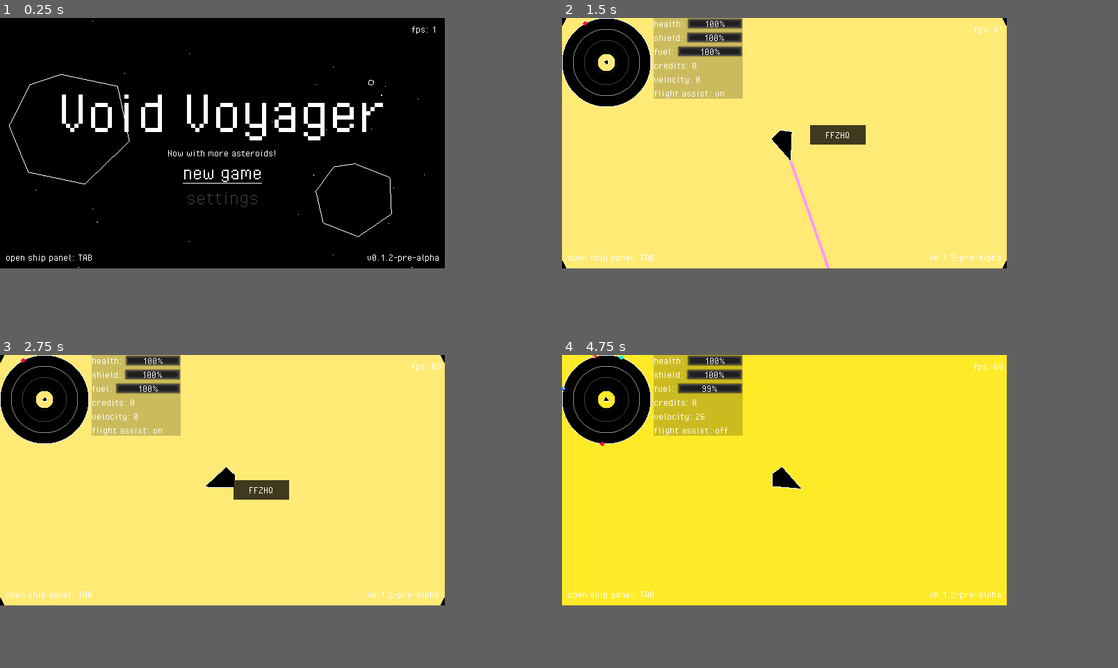
Above: before the commit, frames 1-4 (two rows, left to right).
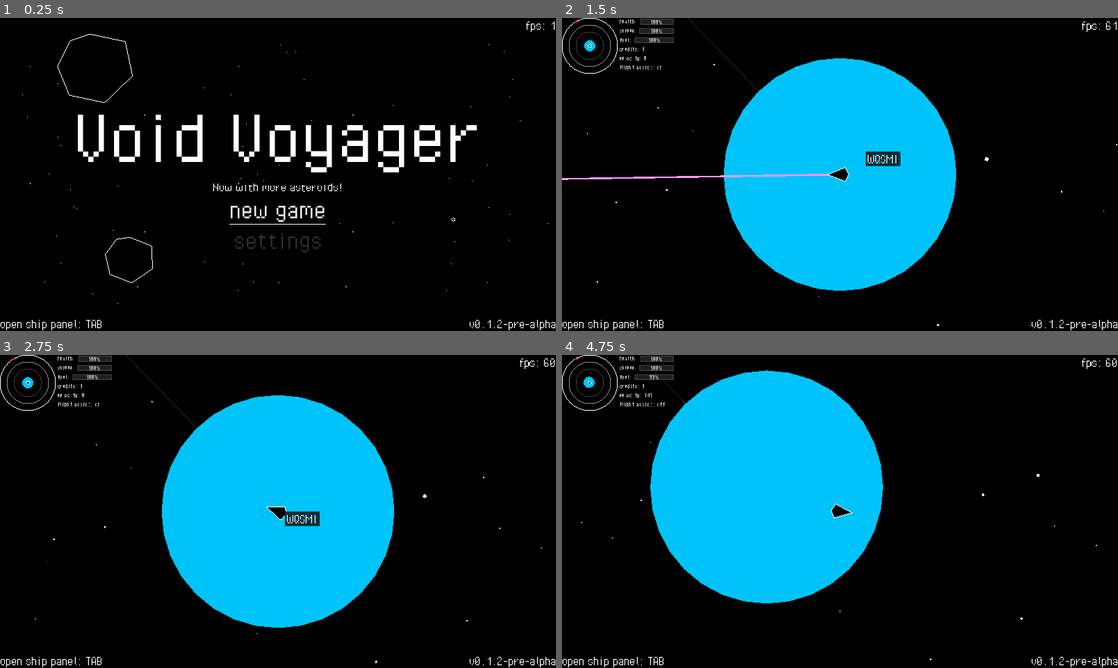
Above: after the commit, the same moments.

Repository: fossqueen/void-voyager-old
Game: Godot game, scene res://main.tscn
The game is run twice, just before and just after one commit, with the same random seed, the same clock (stepped at 60 frames per second) and the same inputs.
Inputs (mouse positions are in pixels of both pictures, inside the frame that each line leads up to):
- Up to frame 1 (0.25 s): no input
- Up to frame 2 (1.5 s): click "new game" at 0.5 s; drag from (784, 143) to (828, 86) at 1.27 s
- Up to frame 3 (2.75 s): drag from (133, 492) to (222, 480) at 2.02 s
- Up to frame 4 (4.75 s): move the mouse to (828, 423) at 2.77 s; hold D (thrust_right) 2.78-3.5 s; tap Space (flight_assist) at 2.85 s; tap J (hyperspace) at 3.05, 4.55 s; drag from (773, 473) to (650, 442) at 3.52 s; move the mouse to (917, 517) at 4.27 s; hold A (thrust_left) from 4.28 s (still down); right-click (917, 517) at 4.35 s
In our replay, the window is 640x360 before the commit and 800x450 after it. These sizes can differ from the game's own. Grey fills any space a smaller window leaves; there, only what the larger window draws over its background counts as a difference.

The runs differ from the first frame. In frame 1, 6.5% of the frame differs, in the area x 0-100%, y 0-100%; in frame 2, 63%; in frame 3, 63%; in frame 4, 61%.

Commit message:
Galaxy Map updates. Added player jump range.

Diff:
--- a/camera/camera-drag.gd
+++ b/camera/camera-drag.gd
@@ -9,6 +9,7 @@
 var mouse_start_pos
 var screen_start_position
 var dragging = false
+export var galaxy_map: bool = false
 
 # base functions
 func _input(event):
@@ -42,3 +43,8 @@
 		tween.EASE_OUT
 	)
 	tween.start()
+	if galaxy_map:
+		var top_level = get_tree().get_nodes_in_group("galaxy_map")
+		for node in top_level:
+			var new_value = value + 1
+			node.scale_plots(new_value)
--- a/main.gd
+++ b/main.gd
@@ -49,10 +49,14 @@
 func create_save() -> void:
 	_save.player = PlayerSave.new()
 	_save.galaxy = Galaxy.new()
-	_save.galaxy.galaxy = _galaxy_generator.initialize_galaxy(256, 256, 0.66)
-	_save.player.current_system = randi() % _save.galaxy.galaxy.size()
+	_save.galaxy.galaxy = _galaxy_generator.initialize_galaxy(1024, 1024, 0.67)
+	#_save.player.current_system = randi() % _save.galaxy.galaxy.size()
 	_save.write_savefile()
 	print("Generated %s star systems" % _save.galaxy.galaxy.size())
+	for system in _save.galaxy.galaxy.size():
+		if Vector2(_save.galaxy.galaxy[system]["Coordinates"]["X"], _save.galaxy.galaxy[system]["Coordinates"]["Y"]).length() < 50:
+			_save.player.current_system = system
+			continue
 
 
 func init_main_menu() -> void:
@@ -102,6 +106,9 @@
 	Global.player.global_position = Vector2(0, 0)
 
 
-func hyperspace() -> void:
-	Global.save.player.current_system = randi() % 512
+func hyperspace(system_id) -> void:
+	Global.ui.radar.remove_all_objects()
+	Global.player.reset_state = true
+	Global.save.player.current_system = system_id
 	load_system()
+	Global.ui.radar.get_objects()
--- a/main.tscn
+++ b/main.tscn
@@ -4,6 +4,7 @@
 [ext_resource path="res://ui/theme/fonts/PixelOperator.ttf" type="DynamicFontData" id=2]
 
 [sub_resource type="DynamicFont" id=1]
+size = 32
 font_data = ExtResource( 2 )
 
 [sub_resource type="Theme" id=2]
@@ -15,14 +16,8 @@
 [node name="UI" type="CanvasLayer" parent="."]
 
 [node name="Margin" type="Control" parent="UI"]
-anchor_left = 1.0
-anchor_top = 1.0
 anchor_right = 1.0
 anchor_bottom = 1.0
-margin_left = -632.0
-margin_top = -352.0
-margin_right = -8.0
-margin_bottom = -8.0
 mouse_filter = 2
 
 [node name="Bottom" type="HBoxContainer" parent="UI/Margin"]
@@ -32,18 +27,18 @@
 alignment = 2
 
 [node name="ShipPanelHint" type="Label" parent="UI/Margin/Bottom"]
-margin_top = 328.0
-margin_right = 125.0
-margin_bottom = 344.0
+margin_top = 688.0
+margin_right = 250.0
+margin_bottom = 720.0
 size_flags_vertical = 8
 theme = SubResource( 2 )
 text = "open ship panel: TAB"
 
 [node name="Version" type="Label" parent="UI/Margin/Bottom"]
-margin_left = 129.0
-margin_top = 328.0
-margin_right = 624.0
-margin_bottom = 344.0
+margin_left = 254.0
+margin_top = 688.0
+margin_right = 1280.0
+margin_bottom = 720.0
 size_flags_horizontal = 3
 size_flags_vertical = 8
 theme = SubResource( 2 )
@@ -53,6 +48,9 @@
 [node name="FPS" type="Label" parent="UI/Margin"]
 anchor_left = 1.0
 anchor_right = 1.0
-margin_left = -40.0
-margin_bottom = 14.0
+margin_left = -92.0
+margin_bottom = 32.0
 theme = SubResource( 2 )
+text = "FPS      "
+align = 2
+valign = 1
--- a/player/player.gd
+++ b/player/player.gd
@@ -5,6 +5,7 @@
 var buf_v: Vector2
 var buf_v_length: float
 var camera: Node
+export var jump_range: float = 30.0
 
 var reset_state: bool = false
 var mouse_motion: bool = false
@@ -41,10 +42,7 @@
 		$UI.toggle_galaxy_map()
 
 	if Input.is_action_just_pressed("hyperspace"):
-		$UI/Radar.remove_all_objects()
-		reset_state = true
-		Global.main.hyperspace()
-		$UI/Radar.get_objects()
+		pass
 
 	if event.is_action("primary_fire"):
 		var fire = event.is_pressed()
--- a/project.godot
+++ b/project.godot
@@ -77,8 +77,8 @@
 
 [display]
 
-window/size/width=640
-window/size/height=360
+window/size/width=1280
+window/size/height=720
 window/stretch/mode="2d"
 window/stretch/aspect="keep"
 
--- a/ui/galaxy-map/galaxy-map.gd
+++ b/ui/galaxy-map/galaxy-map.gd
@@ -2,14 +2,18 @@
 
 onready var system_plot = load("res://ui/galaxy-map/system-plot.tscn")
 var data
+var selected_system
+onready var camera = $VPC/Viewport/Camera2D
+onready var selected_plot = $VPC/Viewport/SelectedPlot
+onready var player_system = Global.save.galaxy.galaxy[Global.save.player.current_system]
+onready var player_system_position = Vector2(player_system["Coordinates"]["X"], player_system["Coordinates"]["Y"])
 
 func _ready():
 	data = Global.save
 	for i in data.galaxy.galaxy:
 		var new_system_plot = system_plot.instance()
-		new_system_plot.position.x = i["Coordinates"]["X"] * 4
-		new_system_plot.position.y = i["Coordinates"]["Y"] * 4
-		new_system_plot.position *= 10
+		new_system_plot.position.x = i["Coordinates"]["X"] * 10
+		new_system_plot.position.y = i["Coordinates"]["Y"] * 10
 		new_system_plot.system = i
 		if i["Star"]["Mass"] > 500:
 			new_system_plot.type = 6
@@ -25,6 +29,33 @@
 			new_system_plot.type = 1
 		else:
 			new_system_plot.type = 0
+		new_system_plot.camera = camera
+		new_system_plot.select = selected_plot
+		new_system_plot.galaxy_map = self
 		$VPC/Viewport.add_child(new_system_plot)
 		$VPC/Viewport/Camera2D.position = $VPC/Viewport/MapMarker.position
 		$VPC/Viewport/Camera2D.current = true
+
+func _physics_process(_delta):
+	$InfoBox/List/SelectedSystem/SystemName.text = selected_system["Name"] if selected_system else ""
+	$InfoBox/List/SelectedDistance/Distance.text = str(int(player_system_position.distance_to(Vector2(selected_system["Coordinates"]["X"], selected_system["Coordinates"]["Y"])) * 2)) + " ly" if selected_system else ""
+	$InfoBox/List/CurrentSystem/SystemName.text = Global.current_system["Name"]
+	$InfoBox/List/CurrentDistance/Distance.text = str(int(Vector2(Global.current_system["Coordinates"]["X"], Global.current_system["Coordinates"]["Y"]).length() * 2)) + " ly"
+
+
+func scale_plots(value: float) -> void:
+	var plots = get_tree().get_nodes_in_group("system_plot")
+	for plot in plots:
+		plot.scale = Vector2(value / 16, value / 16)
+		$VPC/Viewport/MapMarker.scale = Vector2(value, value)
+		selected_plot.scale = Vector2(value, value)
+
+func _unhandled_input(_event):
+	if Input.is_action_just_pressed("hyperspace"):
+		if selected_system:
+			if player_system_position.distance_to(Vector2(selected_system["Coordinates"]["X"], selected_system["Coordinates"]["Y"])) * 2 <= Global.player.jump_range:
+				Global.main.hyperspace(data.galaxy.galaxy.find(selected_system, 0))
+			else:
+				print("Exceeded Jump Range")
+		else:
+			print("No selected system")
--- a/ui/galaxy-map/galaxy-map.tscn
+++ b/ui/galaxy-map/galaxy-map.tscn
@@ -1,8 +1,22 @@
-[gd_scene load_steps=4 format=2]
+[gd_scene load_steps=9 format=2]
 
+[ext_resource path="res://ui/theme/fonts/PixelOperator.ttf" type="DynamicFontData" id=1]
 [ext_resource path="res://ui/galaxy-map/map-marker.tscn" type="PackedScene" id=2]
 [ext_resource path="res://camera/camera-drag.gd" type="Script" id=3]
 [ext_resource path="res://ui/galaxy-map/galaxy-map.gd" type="Script" id=4]
+[ext_resource path="res://ui/galaxy-map/selected-plot.tscn" type="PackedScene" id=5]
+
+[sub_resource type="DynamicFont" id=2]
+size = 32
+font_data = ExtResource( 1 )
+
+[sub_resource type="Theme" id=3]
+default_font = SubResource( 2 )
+
+[sub_resource type="StyleBoxFlat" id=1]
+bg_color = Color( 0, 0, 0, 1 )
+border_width_right = 1
+border_color = Color( 1, 1, 1, 1 )
 
 [node name="GalaxyMap" type="CanvasLayer" groups=["galaxy_map"]]
 script = ExtResource( 4 )
@@ -12,10 +26,10 @@
 anchor_top = 0.5
 anchor_right = 0.5
 anchor_bottom = 0.5
-margin_left = -320.0
-margin_top = -180.0
-margin_right = 320.0
-margin_bottom = 180.0
+margin_left = -640.0
+margin_top = -360.0
+margin_right = 640.0
+margin_bottom = 360.0
 mouse_filter = 2
 size_flags_horizontal = 3
 size_flags_vertical = 3
@@ -23,18 +37,113 @@
 
 [node name="Viewport" type="Viewport" parent="VPC"]
 size = Vector2( 1280, 720 )
-size_override_stretch = true
 handle_input_locally = false
 render_target_update_mode = 3
+physics_object_picking = true
 
 [node name="MapMarker" parent="VPC/Viewport" instance=ExtResource( 2 )]
 
+[node name="SelectedPlot" parent="VPC/Viewport" instance=ExtResource( 5 )]
+visible = false
+
 [node name="Camera2D" type="Camera2D" parent="VPC/Viewport"]
 current = true
-zoom = Vector2( 20, 20 )
 script = ExtResource( 3 )
-zoom_min = 2.0
-zoom_max = 60.0
-zoom_factor = 20.0
+zoom_min = 0.1
+zoom_max = 5.0
+zoom_factor = 0.1
+galaxy_map = true
 
 [node name="Tween" type="Tween" parent="VPC/Viewport/Camera2D"]
+
+[node name="InfoBox" type="MarginContainer" parent="."]
+anchor_bottom = 1.0
+margin_right = 196.0
+theme = SubResource( 3 )
+
+[node name="Panel" type="Panel" parent="InfoBox"]
+margin_right = 284.0
+margin_bottom = 720.0
+custom_styles/panel = SubResource( 1 )
+
+[node name="List" type="VBoxContainer" parent="InfoBox"]
+margin_right = 284.0
+margin_bottom = 720.0
+
+[node name="Title" type="Label" parent="InfoBox/List"]
+margin_right = 284.0
+margin_bottom = 32.0
+size_flags_horizontal = 3
+text = "Galaxy Map"
+align = 1
+valign = 1
+
+[node name="HSeparator" type="HSeparator" parent="InfoBox/List"]
+margin_top = 36.0
+margin_right = 284.0
+margin_bottom = 40.0
+
+[node name="CurrentSystem" type="HBoxContainer" parent="InfoBox/List"]
+margin_top = 44.0
+margin_right = 284.0
+margin_bottom = 76.0
+
+[node name="Label" type="Label" parent="InfoBox/List/CurrentSystem"]
+margin_right = 208.0
+margin_bottom = 32.0
+text = "Current System: "
+
+[node name="SystemName" type="Label" parent="InfoBox/List/CurrentSystem"]
+margin_left = 212.0
+margin_right = 212.0
+margin_bottom = 32.0
+
+[node name="CurrentDistance" type="HBoxContainer" parent="InfoBox/List"]
+margin_top = 80.0
+margin_right = 284.0
+margin_bottom = 112.0
+
+[node name="Label" type="Label" parent="InfoBox/List/CurrentDistance"]
+margin_right = 280.0
+margin_bottom = 32.0
+text = "Distance from center: "
+
+[node name="Distance" type="Label" parent="InfoBox/List/CurrentDistance"]
+margin_left = 284.0
+margin_right = 284.0
+margin_bottom = 32.0
+
+[node name="HSeparator2" type="HSeparator" parent="InfoBox/List"]
+margin_top = 116.0
+margin_right = 284.0
+margin_bottom = 120.0
+
+[node name="SelectedSystem" type="HBoxContainer" parent="InfoBox/List"]
+margin_top = 124.0
+margin_right = 284.0
+margin_bottom = 156.0
+
+[node name="Label" type="Label" parent="InfoBox/List/SelectedSystem"]
+margin_right = 210.0
+margin_bottom = 32.0
+text = "Selected System:"
+
+[node name="SystemName" type="Label" parent="InfoBox/List/SelectedSystem"]
+margin_left = 214.0
+margin_right = 214.0
+margin_bottom = 32.0
+
+[node name="SelectedDistance" type="HBoxContainer" parent="InfoBox/List"]
+margin_top = 160.0
+margin_right = 284.0
+margin_bottom = 192.0
+
+[node name="Label" type="Label" parent="InfoBox/List/SelectedDistance"]
+margin_right = 276.0
+margin_bottom = 32.0
+text = "Distance from System:"
+
+[node name="Distance" type="Label" parent="InfoBox/List/SelectedDistance"]
+margin_left = 280.0
+margin_right = 280.0
+margin_bottom = 32.0
--- a/ui/galaxy-map/map-marker.gd
+++ b/ui/galaxy-map/map-marker.gd
@@ -4,6 +4,8 @@
 	var player_system = Global.save.galaxy.galaxy[Global.save.player.current_system]
 	var player_system_position = Vector2(player_system["Coordinates"]["X"], player_system["Coordinates"]["Y"])
 
-	position.x = player_system_position.x * 4
-	position.y = player_system_position.y * 4
-	position *= 10
+	position.x = player_system_position.x * 10
+	position.y = player_system_position.y * 10
+
+func _draw():
+	draw_polyline(PoolVector2Array([Vector2(-8, -8), Vector2(8, -8), Vector2(8, 8), Vector2(-8, 8), Vector2(-8, -8)]), Color.red, 1, false)
--- a/ui/galaxy-map/map-marker.tscn
+++ b/ui/galaxy-map/map-marker.tscn
@@ -4,8 +4,3 @@
 
 [node name="MapMarker" type="Node2D"]
 script = ExtResource( 1 )
-
-[node name="Line2D" type="Line2D" parent="."]
-points = PoolVector2Array( -8, -8, 8, -8, 8, 8, -8, 8, -8, -8 )
-width = 1.0
-default_color = Color( 1, 0, 0, 1 )
--- /dev/null
+++ b/ui/galaxy-map/selected-plot.gd
@@ -0,0 +1,7 @@
+extends Node2D
+
+func _draw():
+	draw_polyline(PoolVector2Array([Vector2(8, 4), Vector2(8, 8), Vector2(4, 8)]), Color.green, 1, false)
+	draw_polyline(PoolVector2Array([Vector2(-4, -8), Vector2(-8, -8), Vector2(-8, -4)]), Color.green, 1, false)
+	draw_polyline(PoolVector2Array([Vector2(-4, 8), Vector2(-8, 8), Vector2(-8, 4)]), Color.green, 1, false)
+	draw_polyline(PoolVector2Array([Vector2(8, -4), Vector2(8, -8), Vector2(4, -8)]), Color.green, 1, false)
--- /dev/null
+++ b/ui/galaxy-map/selected-plot.tscn
@@ -0,0 +1,6 @@
+[gd_scene load_steps=2 format=2]
+
+[ext_resource path="res://ui/galaxy-map/selected-plot.gd" type="Script" id=1]
+
+[node name="SelectedPlot" type="Node2D"]
+script = ExtResource( 1 )
--- a/ui/galaxy-map/system-plot.gd
+++ b/ui/galaxy-map/system-plot.gd
@@ -3,9 +3,12 @@
 var type
 var color
 var system
+var camera
+var select
+var galaxy_map
 
 const CENTER = Vector2(0, 0)
-const RADIUS = 16
+const RADIUS = 8
 
 func _draw():
 	draw_circle(CENTER, RADIUS, color)
@@ -31,10 +34,18 @@
 	var player_system = Global.save.galaxy.galaxy[Global.save.player.current_system]
 	var player_system_position = Vector2(player_system["Coordinates"]["X"], player_system["Coordinates"]["Y"])
 	var system_position = Vector2(system["Coordinates"]["X"], system["Coordinates"]["Y"])
+	#print(system["Name"])
+	#print("Points of interest: " + str(system["Objects"].size()))
+	#print("Distance from current position: " + str(int(player_system_position.distance_to(system_position)) * 2) + " ly")
 
-	print(system["Name"])
-	print("Points of interest: " + str(system["Objects"].size()))
-	print("Distance from current position: " + str(int(player_system_position.distance_to(system_position))) + " ly")
 
 func _on_ClickRegion_mouse_exited():
 	pass
+
+
+func _on_ClickRegion_input_event(viewport, event, shape_idx):
+	if event.is_action_pressed("primary_fire"):
+		camera.position = position
+		select.show()
+		select.position = position
+		galaxy_map.selected_system = system
--- a/ui/galaxy-map/system-plot.tscn
+++ b/ui/galaxy-map/system-plot.tscn
@@ -3,9 +3,10 @@
 [ext_resource path="res://ui/galaxy-map/system-plot.gd" type="Script" id=1]
 
 [sub_resource type="CircleShape2D" id=1]
-radius = 4.0
+radius = 32.0
 
-[node name="SystemPlot" type="Node2D"]
+[node name="SystemPlot" type="Node2D" groups=["system_plot"]]
+z_index = 5
 script = ExtResource( 1 )
 
 [node name="ClickRegion" type="Area2D" parent="."]
@@ -13,5 +14,6 @@
 [node name="CollisionShape2D" type="CollisionShape2D" parent="ClickRegion" groups=["plot"]]
 shape = SubResource( 1 )
 
+[connection signal="input_event" from="ClickRegion" to="." method="_on_ClickRegion_input_event"]
 [connection signal="mouse_entered" from="ClickRegion" to="." method="_on_ClickRegion_mouse_entered"]
 [connection signal="mouse_exited" from="ClickRegion" to="." method="_on_ClickRegion_mouse_exited"]
--- a/ui/main-menu/main-menu.tscn
+++ b/ui/main-menu/main-menu.tscn
@@ -7,10 +7,11 @@
 [ext_resource path="res://ui/theme/fonts/PixelOperator.ttf" type="DynamicFontData" id=5]
 
 [sub_resource type="DynamicFont" id=1]
-size = 96
+size = 192
 font_data = ExtResource( 5 )
 
 [sub_resource type="DynamicFont" id=3]
+size = 32
 font_data = ExtResource( 5 )
 
 [node name="MainMenu" type="Node2D"]
@@ -23,58 +24,55 @@
 transform = Transform2D( 0.25, 0, 0, 0.25, 0, 0 )
 
 [node name="Asteroid" parent="Decorations" instance=ExtResource( 2 )]
-position = Vector2( 105, 160 )
+position = Vector2( 224, 116 )
 
 [node name="Asteroid2" parent="Decorations" instance=ExtResource( 2 )]
-position = Vector2( 534, 93 )
+position = Vector2( 1044, 464 )
 
 [node name="Asteroid3" parent="Decorations" instance=ExtResource( 2 )]
-position = Vector2( 513, 262 )
+position = Vector2( 301, 557 )
 
 [node name="UI" type="MarginContainer" parent="."]
 anchor_right = 1.0
 anchor_bottom = 1.0
-margin_right = 640.0
-margin_bottom = 360.0
+margin_right = 1280.0
+margin_bottom = 720.0
 size_flags_horizontal = 8
 size_flags_vertical = 8
 theme = ExtResource( 3 )
-__meta__ = {
-"_edit_use_anchors_": true
-}
 
 [node name="List" type="VBoxContainer" parent="UI"]
-margin_left = 221.0
-margin_top = 86.0
-margin_right = 419.0
-margin_bottom = 274.0
+margin_left = 442.0
+margin_top = 178.0
+margin_right = 838.0
+margin_bottom = 542.0
 size_flags_horizontal = 4
 size_flags_vertical = 4
 
 [node name="Title" type="Label" parent="UI/List"]
-margin_right = 198.0
-margin_bottom = 96.0
+margin_right = 396.0
+margin_bottom = 192.0
 custom_fonts/font = SubResource( 1 )
 text = "TITLE"
 align = 1
 
 [node name="Subtitle" type="Label" parent="UI/List"]
-margin_top = 100.0
-margin_right = 198.0
-margin_bottom = 116.0
+margin_top = 196.0
+margin_right = 396.0
+margin_bottom = 228.0
 custom_fonts/font = SubResource( 3 )
 text = "subtitle"
 align = 1
 
 [node name="Buttons" type="VBoxContainer" parent="UI/List"]
-margin_top = 120.0
-margin_right = 198.0
-margin_bottom = 188.0
+margin_top = 232.0
+margin_right = 396.0
+margin_bottom = 364.0
 
 [node name="NewGame" type="Button" parent="UI/List/Buttons"]
-margin_left = 42.0
-margin_right = 156.0
-margin_bottom = 32.0
+margin_left = 84.0
+margin_right = 312.0
+margin_bottom = 64.0
 focus_neighbour_left = NodePath("../Quit")
 focus_neighbour_top = NodePath("../Quit")
 focus_neighbour_right = NodePath("../LoadGame")
@@ -102,10 +100,10 @@
 text = "load game"
 
 [node name="Settings" type="Button" parent="UI/List/Buttons"]
-margin_left = 47.0
-margin_top = 36.0
-margin_right = 151.0
-margin_bottom = 68.0
+margin_left = 94.0
+margin_top = 68.0
+margin_right = 302.0
+margin_bottom = 132.0
 focus_neighbour_left = NodePath("../LoadGame")
 focus_neighbour_top = NodePath("../LoadGame")
 focus_neighbour_right = NodePath("../Quit")
--- a/ui/theme/ui_theme.tres
+++ b/ui/theme/ui_theme.tres
@@ -28,7 +28,7 @@
 bg_color = Color( 0, 0, 0, 0.75 )
 
 [sub_resource type="DynamicFont" id=1]
-size = 32
+size = 64
 use_mipmaps = true
 font_data = ExtResource( 1 )
 
--- a/ui/tooltip/tooltip.tscn
+++ b/ui/tooltip/tooltip.tscn
@@ -1,10 +1,49 @@
-[gd_scene load_steps=5 format=2]
+[gd_scene load_steps=12 format=2]
 
 [ext_resource path="res://ui/tooltip/tooltip.gd" type="Script" id=1]
 [ext_resource path="res://ui/theme/fonts/PixelOperator.ttf" type="DynamicFontData" id=2]
-[ext_resource path="res://ui/theme/ui_theme.tres" type="Theme" id=3]
 
-[sub_resource type="DynamicFont" id=1]
+[sub_resource type="StyleBoxFlat" id=6]
+bg_color = Color( 0, 0, 0, 1 )
+
+[sub_resource type="StyleBoxFlat" id=5]
+bg_color = Color( 0, 0, 0, 1 )
+border_width_bottom = 1
+border_color = Color( 1, 1, 1, 1 )
+
+[sub_resource type="StyleBoxFlat" id=3]
+bg_color = Color( 0, 0, 0, 1 )
+border_width_bottom = 1
+border_color = Color( 1, 1, 1, 1 )
+
+[sub_resource type="StyleBoxFlat" id=2]
+bg_color = Color( 0, 0, 0, 1 )
+border_color = Color( 1, 1, 1, 1 )
+
+[sub_resource type="StyleBoxFlat" id=4]
+bg_color = Color( 0, 0, 0, 1 )
+border_width_bottom = 2
+border_color = Color( 1, 1, 1, 1 )
+
+[sub_resource type="StyleBoxFlat" id=7]
+bg_color = Color( 0, 0, 0, 0.75 )
+
+[sub_resource type="DynamicFont" id=8]
+size = 128
+use_mipmaps = true
+font_data = ExtResource( 2 )
+
+[sub_resource type="Theme" id=9]
+default_font = SubResource( 8 )
+Button/styles/disabled = SubResource( 6 )
+Button/styles/focus = SubResource( 5 )
+Button/styles/hover = SubResource( 3 )
+Button/styles/normal = SubResource( 2 )
+Button/styles/pressed = SubResource( 4 )
+PanelContainer/styles/panel = SubResource( 7 )
+
+[sub_resource type="DynamicFont" id=10]
+size = 32
 font_data = ExtResource( 2 )
 
 [node name="ToolTip" type="PanelContainer"]
@@ -12,15 +51,14 @@
 margin_bottom = 28.0
 size_flags_horizontal = 8
 size_flags_vertical = 4
-theme = ExtResource( 3 )
+theme = SubResource( 9 )
 script = ExtResource( 1 )
 
 [node name="Label" type="Label" parent="."]
 margin_left = 7.0
-margin_top = 6.0
 margin_right = 7.0
-margin_bottom = 22.0
+margin_bottom = 32.0
 size_flags_horizontal = 4
-custom_fonts/font = SubResource( 1 )
+custom_fonts/font = SubResource( 10 )
 align = 1
 valign = 1
